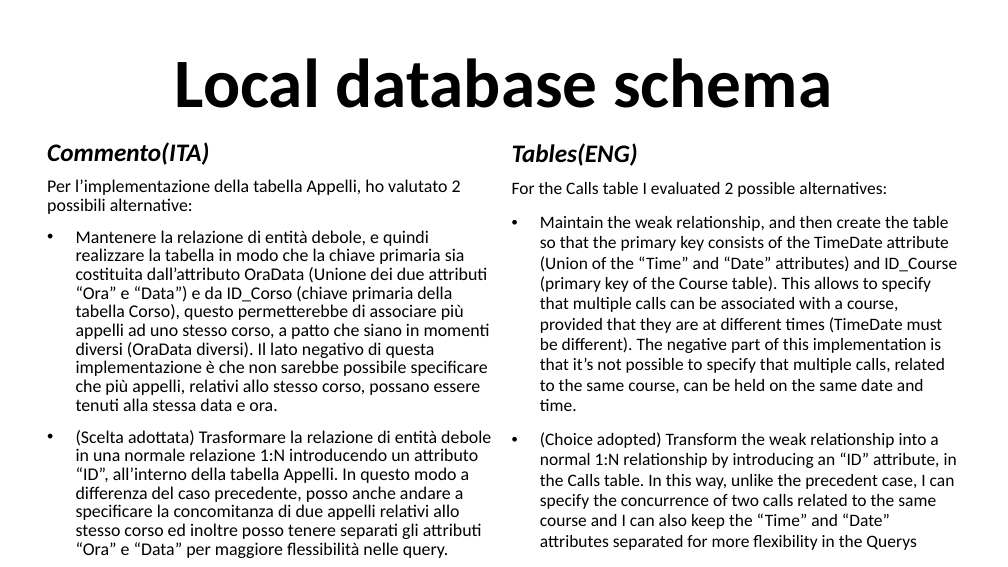
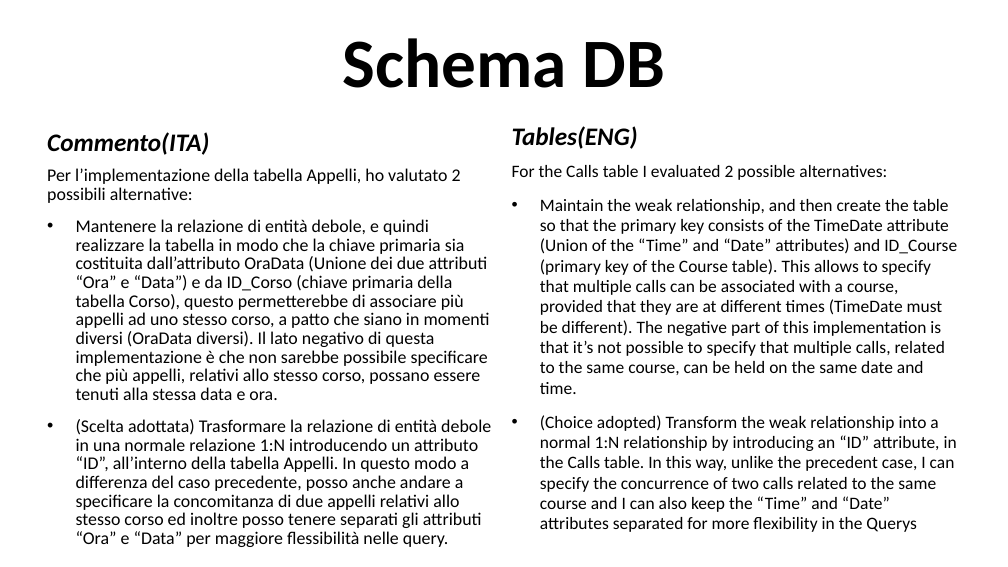
Before and after one commit to LucaTosetti01/ProgettoTIW, a slide deck: slide 8 of PresentazioneProgetto.pptx (slide 12 before the commit). Drawn at 1008x567 pixels with LibreOffice and Linux fonts; fonts in the diff are those of the drawing. Boxes give left, top, right and bottom in pixels: in the first picture for what was removed or moved away, otherwise in the second. Text is boxed around its words. In the diff, an @@ line names an element or a change of style, - is before the commit and + after.

Commit message:
Inizio documentazione
Scritta la documentazione della traccia, completamento specifiche, analisi requisiti DB, schema ER (da modificare), schema DB

```diff
--- a/PresentazioneProgetto.pptx
+++ b/PresentazioneProgetto.pptx
@@ title at (x1=343, y1=38, x2=664, y2=88): text changed @@
-Local database schema
+Schema DB
@@ text "Commento(ITA)" moved from (x1=47, y1=142, x2=491, y2=558) to (x1=47, y1=132, x2=491, y2=547) @@
@@ text "Tables(ENG)" moved from (x1=512, y1=143, x2=957, y2=550) to (x1=512, y1=126, x2=957, y2=532) @@
```
Also in this commit, not shown: 9 other slides changed, 2 slides added, 6 slides removed, 2 other files.
